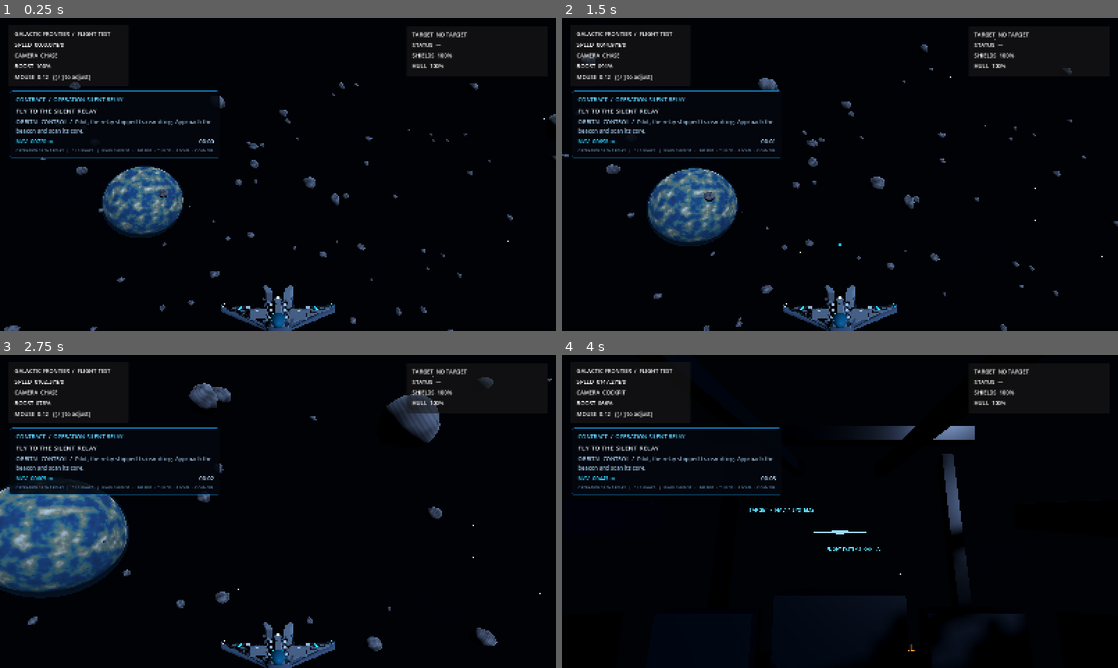
Above: before the commit, frames 1-4 (two rows, left to right).
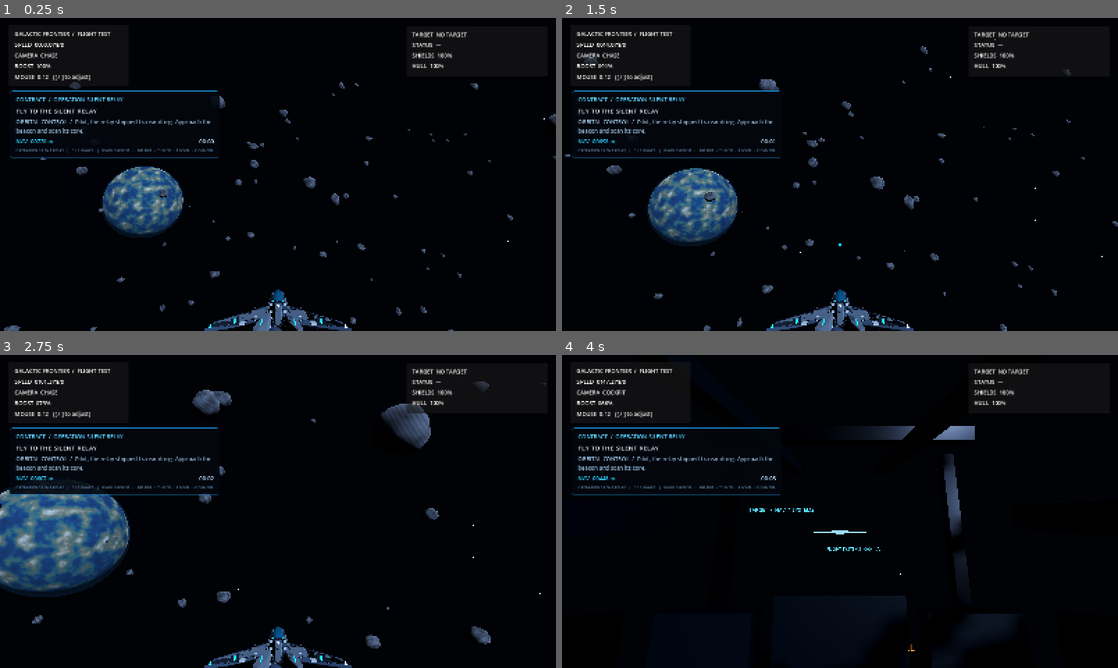
Above: after the commit, the same moments.

Repository: valdissor1990-ui/GALACTIC-FRONTIER
Game: Godot game, scene res://scenes/demo/gameplay_showcase.tscn
Same seed, same stepped clock (60 frames per second), same inputs: the game is played once before the commit and once after it. This scene is started directly instead of the project's main scene.
Inputs (mouse positions are in pixels of both pictures, inside the frame that each line leads up to):
- Up to frame 1 (0.25 s): no input
- Up to frame 2 (1.5 s): tap Enter at 0.5 s; move the mouse to (867, 174) at 0.52 s; hold Shift (boost) 0.53-1.28 s; hold W (move_forward) from 0.53 s (still down); move the mouse to (812, 174) at 1.27 s; click (812, 174) at 1.35 s
- Up to frame 3 (2.75 s): keep holding W (move_forward); move the mouse to (289, 505) at 2.02 s; hold Y (target_clear) from 2.03 s (still down)
- Up to frame 4 (4 s): keep holding W (move_forward); move the mouse to (834, 517) at 2.77 s; release Y (target_clear) at 2.78 s; tap T (target_lock) at 2.85 s; move the mouse to (878, 514) at 3.52 s; hold C (toggle_camera) from 3.53 s (still down)

The runs differ from the first frame. In frame 1, 1.4% of the frame differs, in the area x 36-64%, y 85-100%; in frame 2, 2.1%; in frame 3, 5.4%, in the area x 0-100%, y 6-100%; in frame 4, 0.1%.

Commit message:
Integrate seven original ship models and runtime validation

Diff:
--- a/scenes/combat/enemy_fighter_visual.tscn
+++ b/scenes/combat/enemy_fighter_visual.tscn
@@ -1,7 +1,7 @@
 [gd_scene load_steps=3 format=3]
 
 [ext_resource type="PackedScene" path="res://scenes/combat/enemy_fighter.tscn" id="1"]
-[ext_resource type="Script" path="res://scripts/visual/runtime_gltf_model.gd" id="3"]
+[ext_resource type="PackedScene" path="res://assets/models/ships/enemy_fighter.glb" id="2"]
 
 [node name="EnemyFighterVisual" instance=ExtResource("1")]
 
@@ -17,7 +17,6 @@
 [node name="RightEngine" parent="Visual" index="3"]
 visible = false
 
-[node name="RaiderInterceptorModel" type="Node3D" parent="Visual"]
-script = ExtResource("3")
-source_path = "res://assets/models/ships/enemy_fighter.glb"
-model_scale = Vector3(0.30, 0.30, 0.30)
+[node name="RaiderInterceptorModel" parent="Visual" instance=ExtResource("2")]
+rotation_degrees = Vector3(0, 180, 0)
+scale = Vector3(0.30, 0.30, 0.30)
--- a/scenes/flight/visual_flight.tscn
+++ b/scenes/flight/visual_flight.tscn
@@ -1,7 +1,7 @@
 [gd_scene load_steps=7 format=3]
 
 [ext_resource type="PackedScene" path="res://scenes/flight/test_flight.tscn" id="1"]
-[ext_resource type="Script" path="res://scripts/visual/runtime_gltf_model.gd" id="7"]
+[ext_resource type="PackedScene" path="res://assets/models/ships/player_fighter.glb" id="2"]
 [ext_resource type="PackedScene" path="res://scenes/environment/space_environment.tscn" id="3"]
 [ext_resource type="PackedScene" path="res://scenes/combat/enemy_fighter_visual.tscn" id="4"]
 [ext_resource type="Script" path="res://scripts/visual/ship_vfx.gd" id="5"]
@@ -32,10 +32,9 @@
 [node name="RightEngine" parent="PlayerShip/Visual" index="4"]
 visible = false
 
-[node name="PlayerFighterModel" type="Node3D" parent="PlayerShip/Visual"]
-script = ExtResource("7")
-source_path = "res://assets/models/ships/player_fighter.glb"
-model_scale = Vector3(0.30, 0.30, 0.30)
+[node name="PlayerFighterModel" parent="PlayerShip/Visual" instance=ExtResource("2")]
+rotation_degrees = Vector3(0, 180, 0)
+scale = Vector3(0.30, 0.30, 0.30)
 
 [node name="ChaseCamera" parent="PlayerShip/CameraRig"]
 position = Vector3(0, 2.35, 6.6)
--- a/scenes/ships/bomber_visual.tscn
+++ b/scenes/ships/bomber_visual.tscn
@@ -1,10 +1,8 @@
 [gd_scene load_steps=2 format=3]
 
-[ext_resource type="Script" path="res://scripts/visual/runtime_gltf_model.gd" id="1"]
+[ext_resource type="PackedScene" path="res://assets/models/ships/bomber.glb" id="1"]
 
 [node name="BomberVisual" type="Node3D"]
 
-[node name="BastionBomber" type="Node3D" parent="."]
-script = ExtResource("1")
-source_path = "res://assets/models/ships/bomber.glb"
+[node name="BastionBomber" parent="." instance=ExtResource("1")]
 rotation_degrees = Vector3(0, 180, 0)
--- a/scenes/ships/cargo_hauler_visual.tscn
+++ b/scenes/ships/cargo_hauler_visual.tscn
@@ -1,10 +1,8 @@
 [gd_scene load_steps=2 format=3]
 
-[ext_resource type="Script" path="res://scripts/visual/runtime_gltf_model.gd" id="1"]
+[ext_resource type="PackedScene" path="res://assets/models/ships/cargo_hauler.glb" id="1"]
 
-[node name="Cargo HaulerVisual" type="Node3D"]
+[node name="CargoHaulerVisual" type="Node3D"]
 
-[node name="MuleCargoHauler" type="Node3D" parent="."]
-script = ExtResource("1")
-source_path = "res://assets/models/ships/cargo_hauler.glb"
+[node name="MuleCargoHauler" parent="." instance=ExtResource("1")]
 rotation_degrees = Vector3(0, 180, 0)
--- a/scenes/ships/cruiser_visual.tscn
+++ b/scenes/ships/cruiser_visual.tscn
@@ -1,10 +1,8 @@
 [gd_scene load_steps=2 format=3]
 
-[ext_resource type="Script" path="res://scripts/visual/runtime_gltf_model.gd" id="1"]
+[ext_resource type="PackedScene" path="res://assets/models/ships/cruiser.glb" id="1"]
 
 [node name="CruiserVisual" type="Node3D"]
 
-[node name="LeviathanCruiser" type="Node3D" parent="."]
-script = ExtResource("1")
-source_path = "res://assets/models/ships/cruiser.glb"
+[node name="LeviathanCruiser" parent="." instance=ExtResource("1")]
 rotation_degrees = Vector3(0, 180, 0)
--- a/scenes/ships/frigate_visual.tscn
+++ b/scenes/ships/frigate_visual.tscn
@@ -1,10 +1,8 @@
 [gd_scene load_steps=2 format=3]
 
-[ext_resource type="Script" path="res://scripts/visual/runtime_gltf_model.gd" id="1"]
+[ext_resource type="PackedScene" path="res://assets/models/ships/frigate.glb" id="1"]
 
 [node name="FrigateVisual" type="Node3D"]
 
-[node name="VanguardFrigate" type="Node3D" parent="."]
-script = ExtResource("1")
-source_path = "res://assets/models/ships/frigate.glb"
+[node name="VanguardFrigate" parent="." instance=ExtResource("1")]
 rotation_degrees = Vector3(0, 180, 0)
--- a/scenes/ships/heavy_fighter_visual.tscn
+++ b/scenes/ships/heavy_fighter_visual.tscn
@@ -1,10 +1,8 @@
 [gd_scene load_steps=2 format=3]
 
-[ext_resource type="Script" path="res://scripts/visual/runtime_gltf_model.gd" id="1"]
+[ext_resource type="PackedScene" path="res://assets/models/ships/heavy_fighter.glb" id="1"]
 
-[node name="Heavy FighterVisual" type="Node3D"]
+[node name="HeavyFighterVisual" type="Node3D"]
 
-[node name="AegisHeavyFighter" type="Node3D" parent="."]
-script = ExtResource("1")
-source_path = "res://assets/models/ships/heavy_fighter.glb"
+[node name="AegisHeavyFighter" parent="." instance=ExtResource("1")]
 rotation_degrees = Vector3(0, 180, 0)
--- a/scripts/demo/gameplay_showcase_director.gd
+++ b/scripts/demo/gameplay_showcase_director.gd
@@ -15,6 +15,15 @@
 
 func _run_showcase() -> void:
 	await get_tree().create_timer(0.5).timeout
+	var player_model := player.get_node_or_null("Visual/PlayerFighterModel")
+	var player_mesh_count := _count_visible_meshes(player_model)
+	print("SHOWCASE_PLAYER_MODEL_MESHES=", player_mesh_count)
+	if player_mesh_count == 0:
+		push_error("SHOWCASE failed: player GLB has no visible mesh instances")
+		get_tree().quit(1)
+		return
+	await _capture_screenshot("01-flight-start.png")
+
 	var travel_elapsed := 0.0
 	while mission.stage == 0 and travel_elapsed < 9.0:
 		player.look_at(mission._objective_position, Vector3.UP)
@@ -25,37 +34,79 @@
 	Input.action_release("boost")
 	Input.action_release("move_forward")
 	await get_tree().create_timer(0.4).timeout
-
+	await _capture_screenshot("02-relay-approach.png")
+	if mission.stage == 0:
+		player.global_position = mission._objective_position + Vector3(0.0, 0.0, 75.0)
+		await get_tree().create_timer(0.2).timeout
 	if mission.stage == 1:
 		mission._complete_relay_scan()
-	var acquired := false
-	var targets := get_tree().get_nodes_in_group("combat_targets")
-	if not targets.is_empty() and targets[0] is Node3D:
-		var first_target := targets[0] as Node3D
-		player.look_at(first_target.global_position, Vector3.UP)
-		await get_tree().physics_frame
-		var active_camera := get_viewport().get_camera_3d()
-		if active_camera != null:
-			active_camera.look_at(first_target.global_position, Vector3.UP)
-			await get_tree().process_frame
-			var offset := first_target.global_position - active_camera.global_position
-			var alignment := (-active_camera.global_transform.basis.z.normalized()).dot(offset.normalized())
-			print("SHOWCASE_TARGET_DEBUG camera=", active_camera.name, " target=", first_target.name, " distance=", offset.length(), " alignment=", alignment, " threshold=", cos(deg_to_rad(targeting.acquisition_cone_degrees)))
-		else:
-			print("SHOWCASE_TARGET_DEBUG camera=null")
-		acquired = targeting.acquire_target() != null
-	print("SHOWCASE_TARGET_ACQUIRED=", acquired)
+	await get_tree().create_timer(0.4).timeout
+	var enemy_mesh_count := 0
+	for candidate in get_tree().get_nodes_in_group("combat_targets"):
+		if candidate is Node3D:
+			enemy_mesh_count += _count_visible_meshes(candidate.get_node_or_null("Visual/RaiderInterceptorModel"))
+	print("SHOWCASE_ENEMY_MODEL_MESHES=", enemy_mesh_count)
+	if enemy_mesh_count == 0:
+		push_error("SHOWCASE failed: enemy GLB has no visible mesh instances")
+		get_tree().quit(1)
+		return
+	await _capture_screenshot("03-hostiles-arrive.png")
+
+	var acquired: Node3D
+	var nearest_distance := INF
+	for candidate in get_tree().get_nodes_in_group("combat_targets"):
+		if not (candidate is Node3D):
+			continue
+		var target := candidate as Node3D
+		if not is_instance_valid(target) or not target.is_inside_tree():
+			continue
+		var distance := player.global_position.distance_to(target.global_position)
+		if distance < nearest_distance:
+			nearest_distance = distance
+			acquired = target
+	if acquired != null:
+		targeting.set_target(acquired)
+	print("SHOWCASE_TARGET_ACQUIRED=", acquired != null)
+	if acquired == null:
+		push_error("SHOWCASE failed: no combat target was acquired")
+		get_tree().quit(1)
+		return
 	await _engage_for(4.0)
+	await _capture_screenshot("04-combat-targeting.png")
 
 	camera_rig.toggle_camera()
 	await get_tree().create_timer(2.0).timeout
+	await _capture_screenshot("05-cockpit-view.png")
 	camera_rig.toggle_camera()
 	await _engage_for(2.0)
+	await _capture_screenshot("06-chase-combat.png")
 
 	Input.action_release("fire_primary")
 	Input.action_release("move_forward")
 	Input.action_release("boost")
+	await get_tree().process_frame
+	await _capture_screenshot("07-mission-hud.png")
+	await get_tree().create_timer(0.25).timeout
+	await _capture_screenshot("08-final-frame.png")
 	print("SHOWCASE_SEQUENCE_COMPLETE stage=", mission.stage)
+	get_tree().quit(0)
+
+
+func _capture_screenshot(file_name: String) -> void:
+	await get_tree().process_frame
+	await RenderingServer.frame_post_draw
+	var directory := ProjectSettings.globalize_path("user://screenshots")
+	var make_dir_error := DirAccess.make_dir_recursive_absolute(directory)
+	if make_dir_error != OK and make_dir_error != ERR_ALREADY_EXISTS:
+		push_error("Could not create screenshot directory: " + str(make_dir_error))
+		return
+	var image := get_viewport().get_texture().get_image()
+	var output_path := directory.path_join(file_name)
+	var save_error := image.save_png(output_path)
+	if save_error != OK:
+		push_error("Could not save screenshot %s: %s" % [file_name, save_error])
+		return
+	print("SHOWCASE_SCREENSHOT=", output_path)
 
 
 func _engage_for(duration: float) -> void:
@@ -75,9 +126,20 @@
 				best_target = target
 		if best_target != null:
 			player.look_at(best_target.global_position, Vector3.UP)
-			targeting.acquire_target()
+			targeting.set_target(best_target)
 			Input.action_press("fire_primary")
 		else:
 			Input.action_release("fire_primary")
 		await get_tree().create_timer(0.05).timeout
 		elapsed += 0.05
+
+
+func _count_visible_meshes(node: Node) -> int:
+	if node == null:
+		return 0
+	var count := 0
+	if node is MeshInstance3D and (node as MeshInstance3D).visible and (node as MeshInstance3D).mesh != null:
+		count += 1
+	for child in node.get_children():
+		count += _count_visible_meshes(child)
+	return count
Binary file changed: assets/models/ships/bomber.glb
Binary file changed: assets/models/ships/cargo_hauler.glb
Binary file changed: assets/models/ships/cruiser.glb
Binary file changed: assets/models/ships/enemy_fighter.glb
Binary file changed: assets/models/ships/frigate.glb
Binary file changed: assets/models/ships/heavy_fighter.glb
Binary file changed: assets/models/ships/player_fighter.glb
Binary file changed: assets/previews/bomber_preview.png
Binary file changed: assets/previews/cargo_hauler_preview.png
Binary file changed: assets/previews/cruiser_preview.png
Binary file changed: assets/previews/enemy_fighter_preview.png
Binary file changed: assets/previews/frigate_preview.png
(and 10 more such lines)
